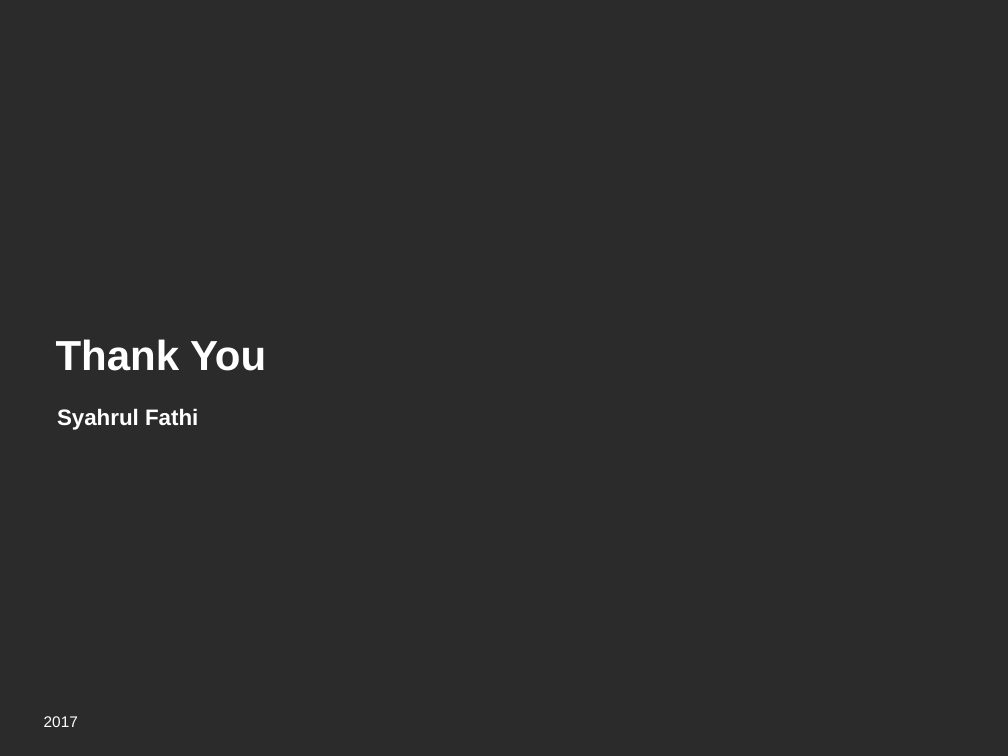
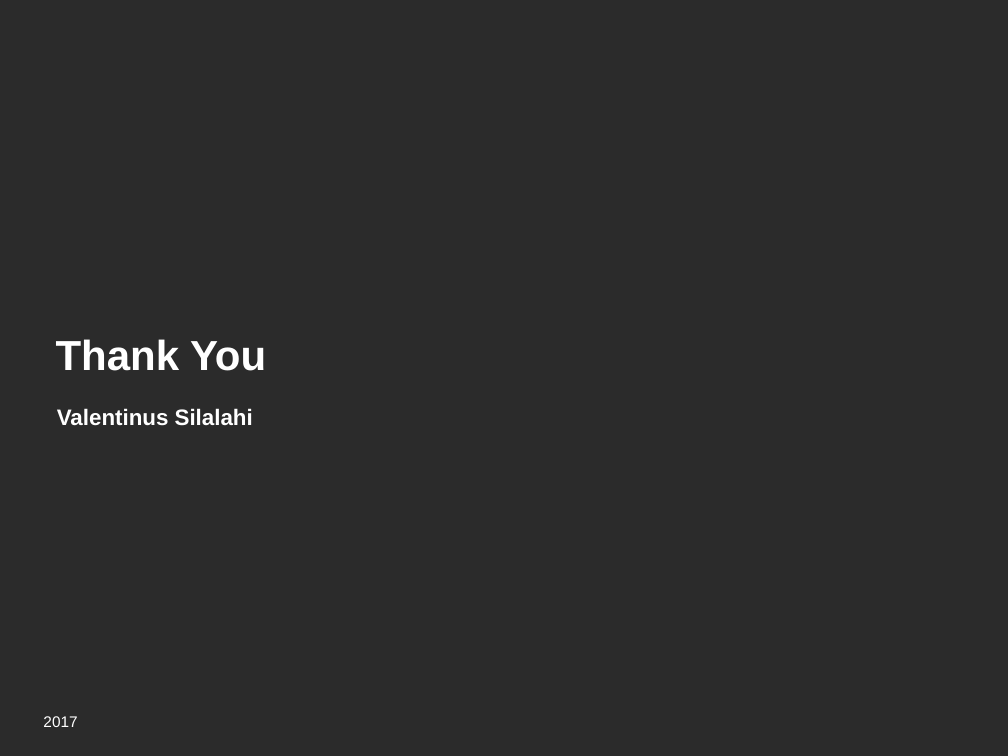
Before and after one commit to valentinusilalahi/java-training-DOKU, a slide deck: slide 9 of Java Collections.pptx (slide 10 before the commit). Drawn at 1008x756 pixels with LibreOffice and Linux fonts; fonts in the diff are those of the drawing; background and template pictures are left out; a plain dark background stands for a picture behind light text. Boxes give left, top, right and bottom in pixels: in the first picture for what was removed or moved away, otherwise in the second. Text is boxed around its words. In the diff, an @@ line names an element or a change of style, - is before the commit and + after.

```diff
--- a/Java Collections.pptx
+++ b/Java Collections.pptx
@@ text at (57,408,253,426): text changed @@
-Syahrul Fathi
+Valentinus Silalahi
```
Also in this commit, not shown: 2 other slides changed, 4 slides added, 5 slides removed, 12 other files.
